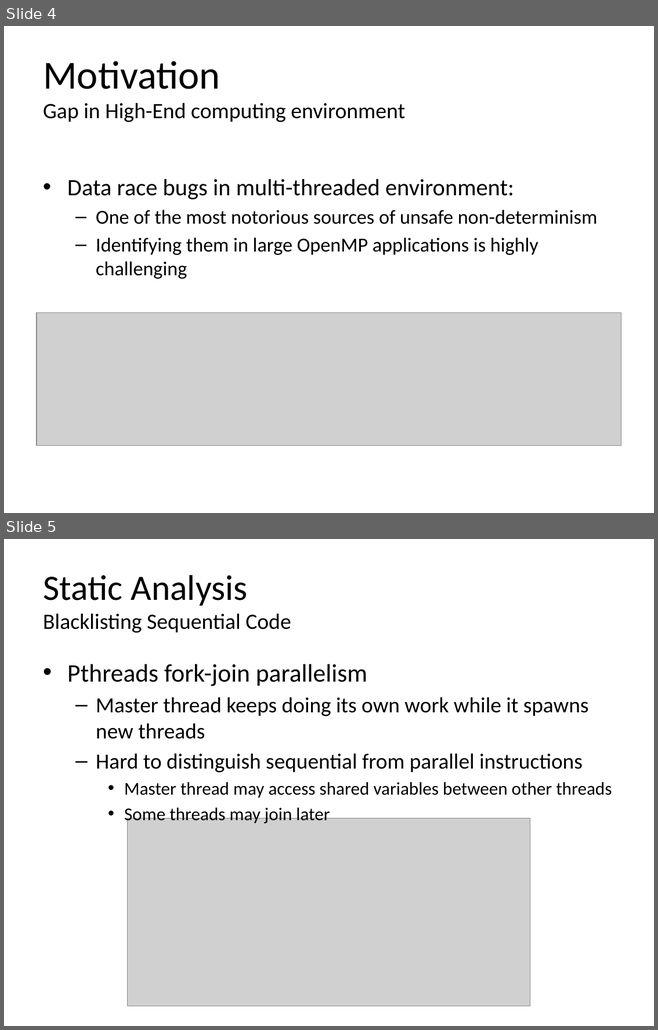
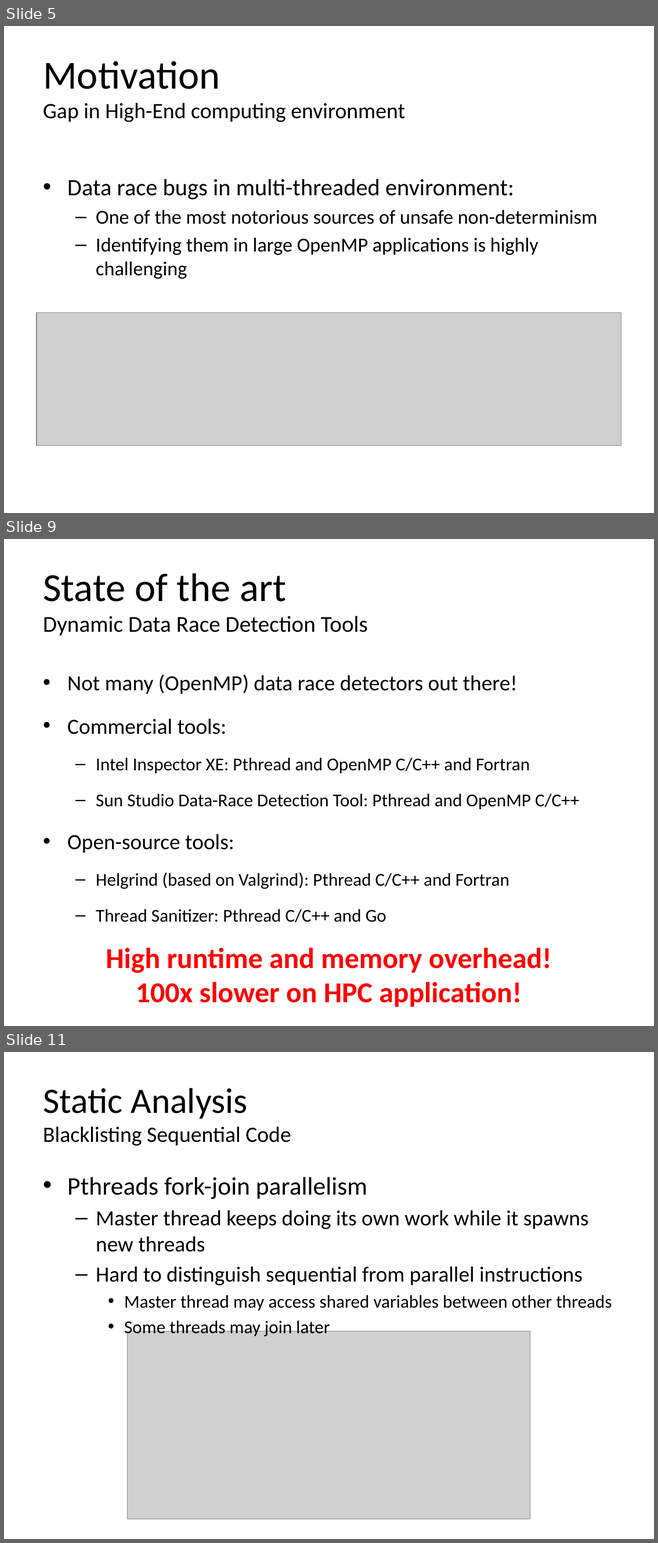
Before and after one commit to simoatze/oral_qualifier, a slide deck: presentation/presentation.pptx. Shown one above the other, each under a label of ours: slides 4 and 5 before the commit, slides 5, 9 and 11 after it; the slides between them are not shown. The pictures are 658x1030 and 658x1543 pixels, drawn with LibreOffice and Linux fonts; fonts in the diff are those of the drawing; grey boxes stand for pictures. Boxes give left, top, right and bottom in pixels: in the first picture for what was removed or moved away, otherwise in the second. Text is boxed around its words. In the diff, an @@ line names an element or a change of style, - is before the commit and + after.

```diff
--- a/presentation/presentation.pptx
+++ b/presentation/presentation.pptx
@@ slide 9 added at (x1=4, y1=539, x2=654, y2=1026), background #FFFFFF @@
@@ title added at (x1=43, y1=573, x2=368, y2=636), 25.2 pt, text #000000 @@
+State of the art
+Dynamic Data Race Detection Tools
@@ text added at (x1=67, y1=675, x2=579, y2=923), 20 pt, text #000000 @@
+• Not many (OpenMP) data race detectors out there!
+• Commercial tools:
+  – Intel Inspector XE: Pthread and OpenMP C/C++ and Fortran
+  – Sun Studio Data-Race Detection Tool: Pthread and OpenMP C/C++
+• Open-source tools:
+  – Helgrind (based on Valgrind): Pthread C/C++ and Fortran
+  – Thread Sanitizer: Pthread C/C++ and Go
@@ text added at (x1=106, y1=948, x2=552, y2=1007), 32 pt, text #FF0000, bold @@
+High runtime and memory overhead!
+100x slower on HPC application!
@@ what was slide 4 is now slide 5 @@
@@ what was slide 5 is now slide 11 @@
```
Also in this commit, not shown: 1 slide changed, 7 other slides added.
